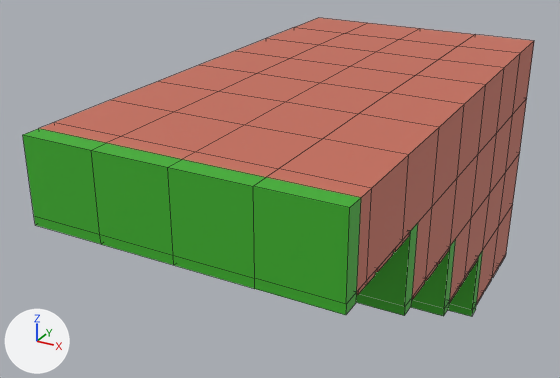
Before and after pictures for a commit that changed the FBX model forja-rapida/arte/fbx/Deco_Comun.fbx.
Before and after are seen from a 50 mm lens placed at (5.02, -14.91, 5.53), pointed at (-0.74, -4.43, 0.29). The axes (+X, +Y, +Z) are drawn at lower left. The lights are the same throughout. The first picture is the older version. Mesh edges are drawn as thin lines. Where no turn or scale is listed for an object, it has been applied to the vertices.

Script lines for the objects in view, before the commit:
```python
me_pasto = bpy.data.meshes.new('Pasto')
me_pasto.from_pydata(...)  # 209 vertices, 151 faces; spans x -2.24..2.24, y -8.4..-1.68, z -2.38..2.24
me_pasto.materials.append(mat_pasto)  # green #3db02a
me_risco = bpy.data.meshes.new('Risco')
me_risco.from_pydata(...)  # 761 vertices, 530 faces; spans x -2.24..2.24, y -8.12..0.0, z -2.3..2.24
me_risco.materials.append(mat_risco)  # red #c96f5c
ob_pasto = bpy.data.objects.new('Pasto', me_pasto)
ob_pasto.location = (0.0, 0.0, 0.0)
ob_risco = bpy.data.objects.new('Risco', me_risco)
ob_risco.location = (0.0, 0.0, 0.0)
```
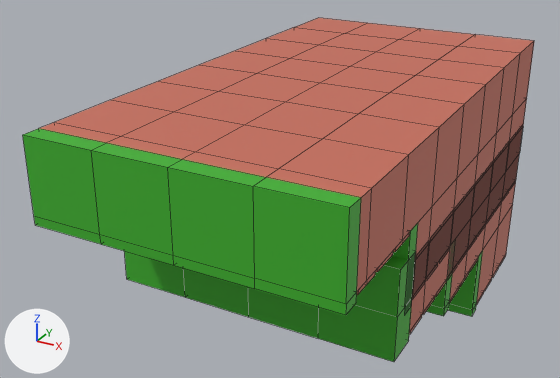
Scene script edits in JSON lines:
```json
{"op": "add", "block": "me_pared", "code": ["me_pared = bpy.data.meshes.new('Pared')", "me_pared.from_pydata(...)  # 1011 vertices, 674 faces; spans x -2.24..2.24, y -6.16..0.0, z -0.62..0.62", "me_pared.materials.append(mat_risco)  # red #c96f5c"]}
{"op": "add", "block": "me_tapa", "code": ["me_tapa = bpy.data.meshes.new('Tapa')", "me_tapa.from_pydata(...)  # 87 vertices, 61 faces; spans x -2.24..2.24, y -6.72..-5.6, z -0.7..0.7", "me_tapa.materials.append(mat_pasto)  # green #3db02a"]}
{"op": "add", "block": "ob_pared", "code": ["ob_pared = bpy.data.objects.new('Pared', me_pared)", "ob_pared.location = (0.0, 0.0, 0.0)"]}
{"op": "add", "block": "ob_tapa", "code": ["ob_tapa = bpy.data.objects.new('Tapa', me_tapa)", "ob_tapa.location = (0.0, 0.0, 0.0)"]}
```

Pixel boxes (x1, y1, x2, y2) of what changed, in the pictures (560 x 378 px):
```json
{"object": "Tapa", "change": "added", "after": [124, 251, 416, 362], "on screen": "green"}
{"object": "Pared", "change": "added", "after": [409, 126, 523, 334], "on screen": "red"}
```
